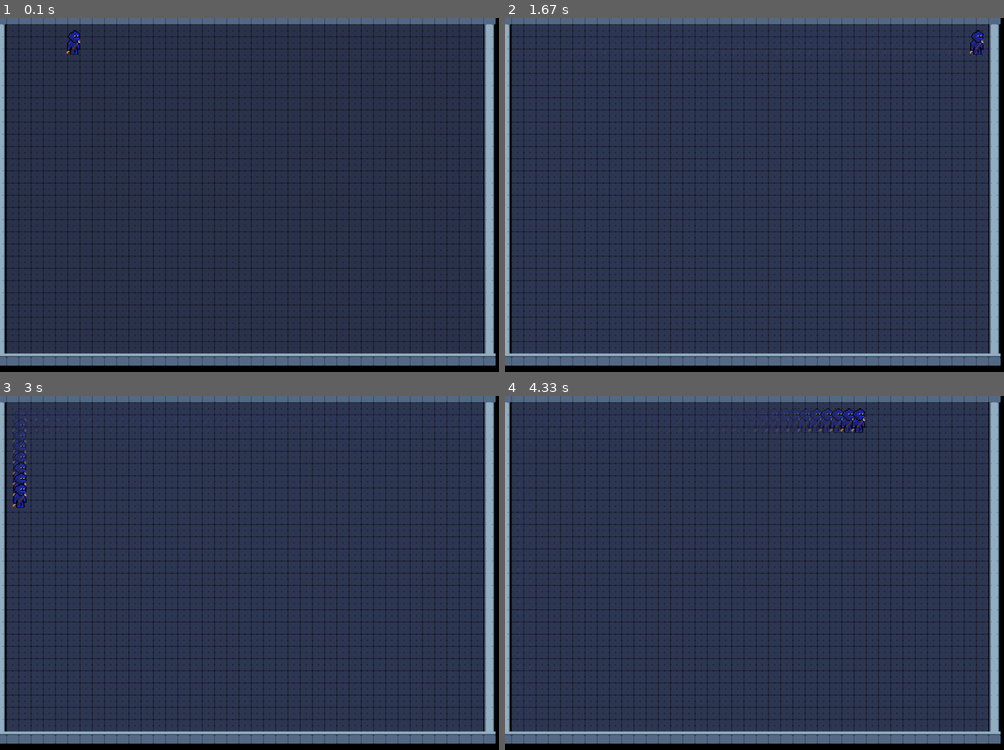
Above: before the commit, frames 1-4 (two rows, left to right).
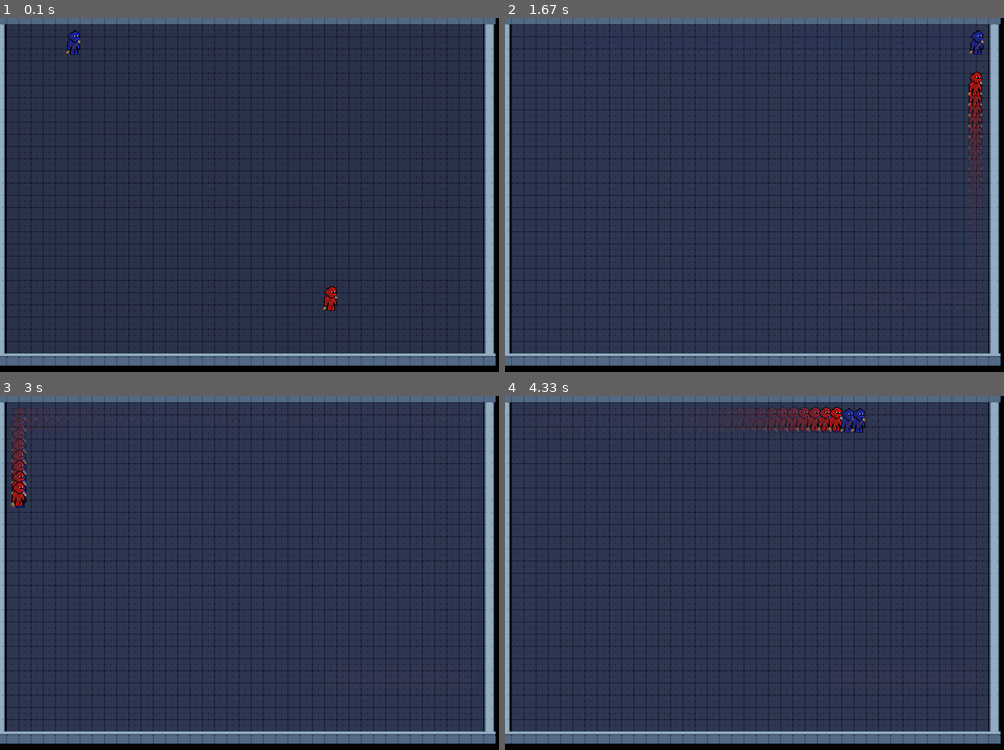
Above: after the commit, the same moments.

Repository: insper-classroom/devlife-23-1-projeto-pygame-gustavoc_sarti
Game: pygame game, started from main.py
Same seed, same stepped clock (60 frames per second), same inputs: the game is played once before the commit and once after it.
Inputs:
- Up to frame 1 (0.1 s): no input
- Up to frame 2 (1.67 s): hold Up 0.33-0.8 s; hold D 0.33-0.8 s; hold D 0.83-1.3 s; hold Right 0.83-1.3 s; hold W 1.33-1.63 s; hold Up 1.33-1.63 s
- Up to frame 3 (3 s): hold A 2.17-2.7 s; hold Left 2.17-2.7 s; hold S from 2.73 s (still down); hold Down from 2.73 s (still down)
- Up to frame 4 (4.33 s): release S at 3.03 s; release Down at 3.03 s; hold W 3.07-3.43 s; hold Up 3.07-3.43 s; hold D 3.8-4.27 s; hold Right 3.8-4.27 s; hold A from 4.3 s (still down); hold Left from 4.3 s (still down)

The runs differ from the first frame. In frame 1, 0.2% of the frame differs, in the area x 64-68%, y 75-83%; in frame 2, 0.6%; in frame 3, 0.6%; in frame 4, 1.0%, in the area x 44-68%, y 2-10%.

Commit message:
player 2 teste

Diff:
--- a/config.py
+++ b/config.py
@@ -6,7 +6,7 @@
 MAP = [
     ['X','X','X','X','X','X','X','X','X','X','X','X','X','X','X','X','X','X','X','X','X','X','X','X','X','X','X','X','X','X','X','X','X','X','X','X','X','X','X','X','X'],
     ['S',' ',' ',' ',' ',' ',' ',' ',' ',' ',' ',' ',' ',' ',' ',' ',' ',' ',' ',' ',' ',' ',' ',' ',' ',' ',' ',' ',' ',' ',' ',' ',' ',' ',' ',' ',' ',' ',' ',' ','S'],
-    ['S',' ',' ',' ',' ',' ','p',' ',' ',' ',' ',' ',' ',' ',' ',' ',' ',' ',' ',' ',' ',' ',' ',' ',' ',' ',' ',' ',' ',' ',' ',' ',' ',' ',' ',' ',' ',' ',' ',' ','S'],
+    ['S',' ',' ',' ',' ',' ','1',' ',' ',' ',' ',' ',' ',' ',' ',' ',' ',' ',' ',' ',' ',' ',' ',' ',' ',' ',' ',' ',' ',' ',' ',' ',' ',' ',' ',' ',' ',' ',' ',' ','S'],
     ['S',' ',' ',' ',' ',' ',' ',' ',' ',' ',' ',' ',' ',' ',' ',' ',' ',' ',' ',' ',' ',' ',' ',' ',' ',' ',' ',' ',' ',' ',' ',' ',' ',' ',' ',' ',' ',' ',' ',' ','S'],
     ['S',' ',' ',' ',' ',' ',' ',' ',' ',' ',' ',' ',' ',' ',' ',' ',' ',' ',' ',' ',' ',' ',' ',' ',' ',' ',' ',' ',' ',' ',' ',' ',' ',' ',' ',' ',' ',' ',' ',' ','S'],
     ['S',' ',' ',' ',' ',' ',' ',' ',' ',' ',' ',' ',' ',' ',' ',' ',' ',' ',' ',' ',' ',' ',' ',' ',' ',' ',' ',' ',' ',' ',' ',' ',' ',' ',' ',' ',' ',' ',' ',' ','S'],
@@ -27,7 +27,7 @@
     ['S',' ',' ',' ',' ',' ',' ',' ',' ',' ',' ',' ',' ',' ',' ',' ',' ',' ',' ',' ',' ',' ',' ',' ',' ',' ',' ',' ',' ',' ',' ',' ',' ',' ',' ',' ',' ',' ',' ',' ','S'],
     ['S',' ',' ',' ',' ',' ',' ',' ',' ',' ',' ',' ',' ',' ',' ',' ',' ',' ',' ',' ',' ',' ',' ',' ',' ',' ',' ',' ',' ',' ',' ',' ',' ',' ',' ',' ',' ',' ',' ',' ','S'],
     ['S',' ',' ',' ',' ',' ',' ',' ',' ',' ',' ',' ',' ',' ',' ',' ',' ',' ',' ',' ',' ',' ',' ',' ',' ',' ',' ',' ',' ',' ',' ',' ',' ',' ',' ',' ',' ',' ',' ',' ','S'],
-    ['S',' ',' ',' ',' ',' ',' ',' ',' ',' ',' ',' ',' ',' ',' ',' ',' ',' ',' ',' ',' ',' ',' ',' ',' ',' ',' ',' ',' ',' ',' ',' ',' ',' ',' ',' ',' ',' ',' ',' ','S'],
+    ['S',' ',' ',' ',' ',' ',' ',' ',' ',' ',' ',' ',' ',' ',' ',' ',' ',' ',' ',' ',' ',' ',' ',' ',' ',' ',' ','2',' ',' ',' ',' ',' ',' ',' ',' ',' ',' ',' ',' ','S'],
     ['S',' ',' ',' ',' ',' ',' ',' ',' ',' ',' ',' ',' ',' ',' ',' ',' ',' ',' ',' ',' ',' ',' ',' ',' ',' ',' ',' ',' ',' ',' ',' ',' ',' ',' ',' ',' ',' ',' ',' ','S'],
     ['S',' ',' ',' ',' ',' ',' ',' ',' ',' ',' ',' ',' ',' ',' ',' ',' ',' ',' ',' ',' ',' ',' ',' ',' ',' ',' ',' ',' ',' ',' ',' ',' ',' ',' ',' ',' ',' ',' ',' ','S'],
     ['S',' ',' ',' ',' ',' ',' ',' ',' ',' ',' ',' ',' ',' ',' ',' ',' ',' ',' ',' ',' ',' ',' ',' ',' ',' ',' ',' ',' ',' ',' ',' ',' ',' ',' ',' ',' ',' ',' ',' ','S'],
--- a/game.py
+++ b/game.py
@@ -34,9 +34,12 @@
                     SideWall((x, y), self.walls)
                 if column == ' ':
                     Floor((x, y), self.sprites)
-                if column == 'p':
+                if column == '1':
                     Floor((x, y), self.sprites)
-                    self.player = Player((x, y), self.players)
+                    self.player1 = Player1((x, y), self.players)
+                if column == '2':
+                    Floor((x, y), self.sprites)
+                    self.player2 = Player2((x, y), self.players)
 
     def desenha(self):
         self.walls.draw(self.window)
@@ -46,5 +49,6 @@
 
     def start(self):
         while self.atualiza_estado():
-            self.player.move(self.walls)
+            self.player1.move(self.walls)
+            self.player2.move(self.walls)
             self.desenha()
--- a/sprites/player.py
+++ b/sprites/player.py
@@ -1,6 +1,6 @@
 import pygame as pyg
 
-class Player(pyg.sprite.Sprite):
+class Player1(pyg.sprite.Sprite):
 
     def __init__(self, position, group):
 
@@ -57,3 +57,62 @@
 
     def draw(self):
         self.move()
+
+
+class Player2(pyg.sprite.Sprite):
+
+    def __init__(self, position, group):
+
+        super().__init__(group)
+        player = pyg.image.load('assets/images/players/player_02-pre_dash.png')
+        self.image = pyg.transform.scale(player, (30, 50)).convert_alpha()
+        self.rect = self.image.get_rect(center = position) #posicao sera igual ao ponto de origem do retangulo
+        self.state = {
+            'moving' : False,
+        }
+        self.direction = [0, 0]
+        self.speed = 22
+
+
+    def move(self, walls):
+        keys = pyg.key.get_pressed()
+        if not self.state['moving']:
+            if keys[pyg.K_w]:
+                self.direction[1] = -1
+            elif keys[pyg.K_s]:
+                self.direction[1] = 1
+            elif keys[pyg.K_a]:
+                self.direction[0] = -1
+            elif keys[pyg.K_d]:
+                self.direction[0] = 1
+
+# chat GPT sugeriu a ideia do old_rect
+        if any(self.direction):
+            self.state['moving'] = True
+
+        old_rect = self.rect.copy()
+        self.rect.move_ip(self.direction[0] * self.speed, self.direction[1] * self.speed)
+
+        collide_walls = pyg.sprite.spritecollide(self, walls, False)
+        for collide in collide_walls:
+            self.rect = old_rect
+            self.direction = [0, 0]
+            self.state['moving'] = False
+            break
+# ate aqui
+
+    def collision(self, walls):
+        self.rect.move_ip(self.direction[0] * self.speed, self.direction[1] * self.speed)
+        print('player position:', self.rect.center)
+        collide_walls = pyg.sprite.spritecollide(self, walls, False)
+        for collide in collide_walls:
+            print('wall position:', collide.rect.center)
+            self.rect.move_ip(-self.direction[0] * self.speed, -self.direction[1] * self.speed)
+            self.direction = [0, 0]
+            self.state['moving'] = False
+            return True
+        return False
+
+
+    def draw(self):
+        self.move()
